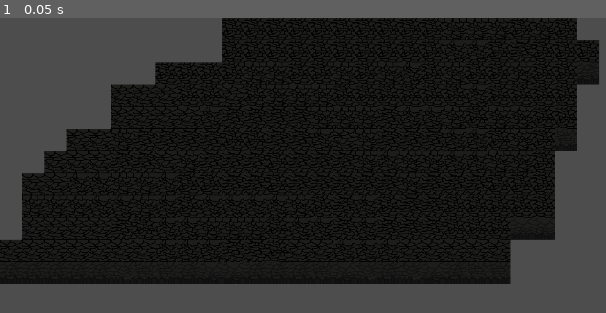
Above: before the commit, frame 1.
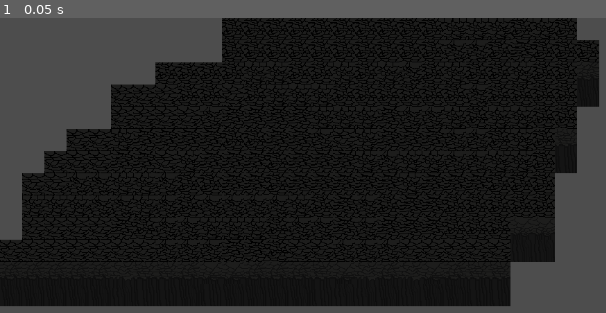
Above: after the commit, the same moment.

Repository: PhilipRomeoMueller/Fortaria
Game: Godot game, scene res://scenes/volcano_biome.tscn
The game is run twice, just before and just after one commit, with the same random seed, the same clock (stepped at 60 frames per second) and the same inputs. This scene is started directly instead of the project's main scene.
Inputs:
- Up to frame 1 (0.05 s): no input

The runs differ from the first frame. In frame 1, 7.4% of the frame differs, in the area x 0-99%, y 22-98%.

Commit message:
Volcano walls added
added walls

Diff:
--- a/scenes/volcano_biome.tscn
+++ b/scenes/volcano_biome.tscn
@@ -1,6 +1,6 @@
 [gd_scene load_steps=4 format=3 uid="uid://4mhg4mk5j64a"]
 
-[ext_resource type="Texture2D" uid="uid://bfbblg3hsuet0" path="res://assets/Spritesheet-Volcano1-Really.png" id="1_5tonn"]
+[ext_resource type="Texture2D" uid="uid://d0uaq8e8goyx7" path="res://assets/Spritesheet-Volcano2-Really.png" id="1_5tonn"]
 
 [sub_resource type="TileSetAtlasSource" id="TileSetAtlasSource_tqpsb"]
 texture = ExtResource("1_5tonn")
@@ -15,6 +15,10 @@
 2:1/0 = 0
 3:1/0 = 0
 4:1/0 = 0
+0:2/0 = 0
+1:2/0 = 0
+2:2/0 = 0
+3:2/0 = 0
 
 [sub_resource type="TileSet" id="TileSet_2unai"]
 tile_size = Vector2i(32, 32)
@@ -26,4 +30,4 @@
 [node name="TileMap" type="TileMap" parent="."]
 tile_set = SubResource("TileSet_2unai")
 format = 2
-layer_0/tile_data = PackedInt32Array(720901, 0, 0, 720902, 1 …(4733 unchanged characters)…  0, 720897, 262144, 0, 720896, 262144, 0)
+layer_0/tile_data = PackedInt32Array(720901, 0, 0, 720902, 1 …(4733 unchanged characters)…  0, 720897, 262144, 0, 720896, 262144, 0, 655383, 0, 2, 655384, 0, 2, 393241, 131072, 2, 196634, 65536, 2, 786432, 65536, 2, 786433, 65536, 2, 786434, 65536, 2, 786435, 65536, 2, 786436, 65536, 2, 786437, 0, 2, 786438, 131072, 2, 786439, 131072, 2, 786440, 65536, 2, 786441, 131072, 2, 786442, 65536, 2, 786443, 65536, 2, 786444, 65536, 2, 786445, 65536, 2, 786446, 131072, 2, 786447, 0, 2, 786448, 0, 2, 786449, 65536, 2, 786450, 0, 2, 786451, 65536, 2, 786452, 65536, 2, 786453, 131072, 2, 786454, 131072, 2)
Binary file changed: assets/Spritesheet-Volcano1-Really.ase
Binary file added: assets/Spritesheet-Volcano2-Really.png
Not shown, added: assets/Spritesheet-Volcano2-Really.png.import
